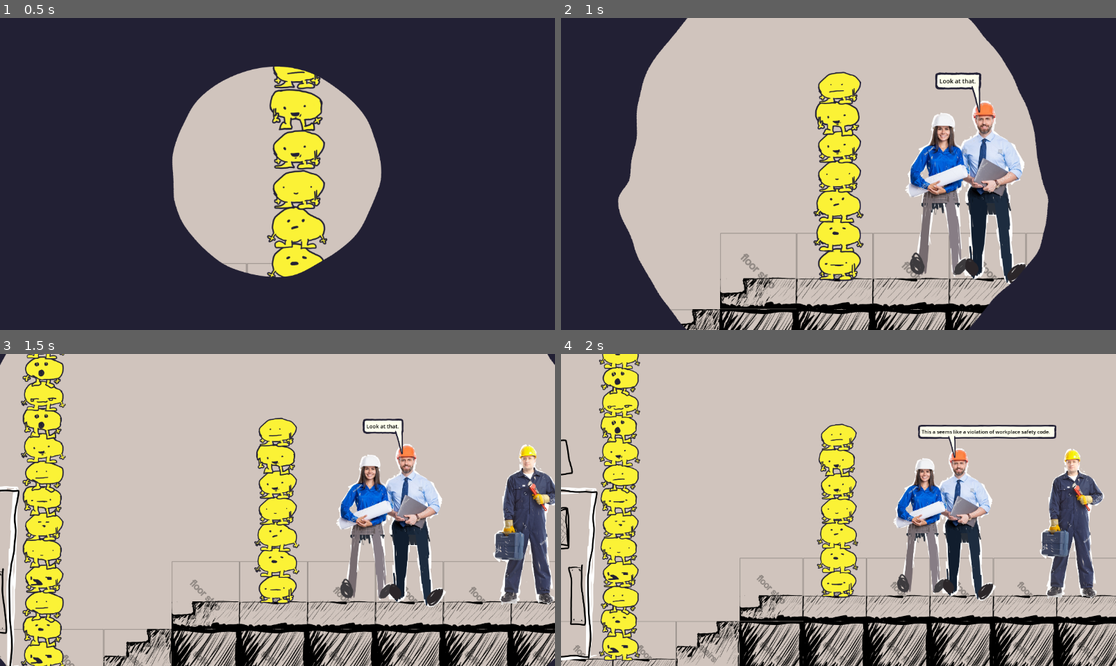
Above: before the commit, frames 1-4 (two rows, left to right).
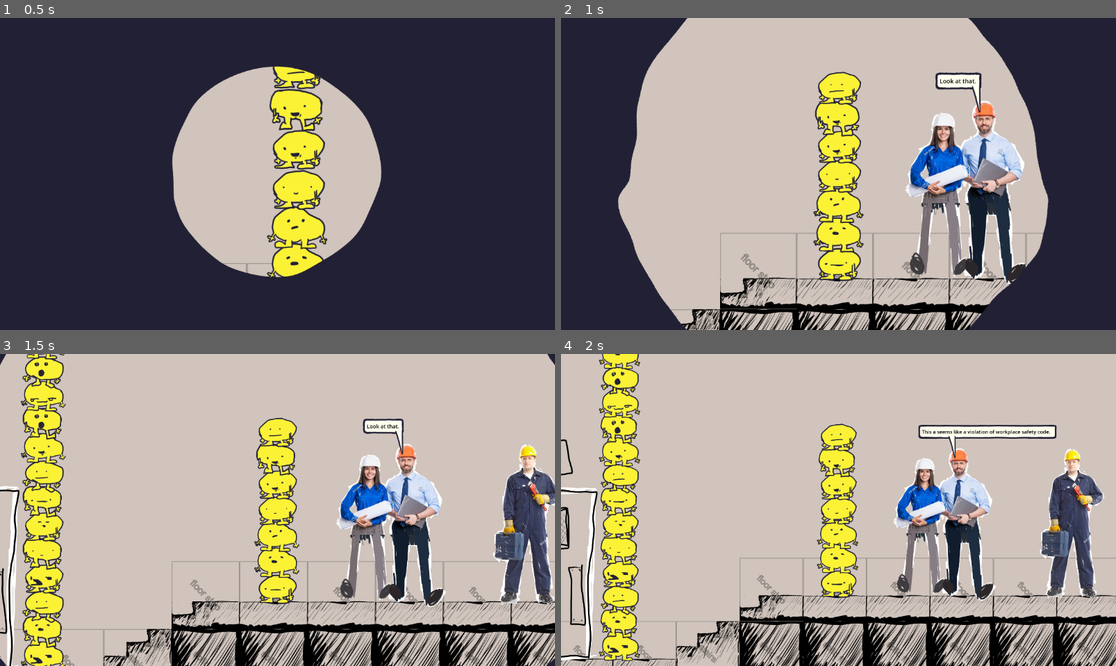
Above: after the commit, the same moments.

Repository: JCoMcL/gourt-game
Game: Godot game, scene res://level/level-container.tscn
Same seed, same stepped clock (60 frames per second), same inputs: the game is played once before the commit and once after it.
Inputs (mouse positions are in pixels of both pictures, inside the frame that each line leads up to):
- Up to frame 1 (0.5 s): no input
- Up to frame 2 (1 s): drag from (1016, 214) to (894, 105) at 0.52 s
- Up to frame 3 (1.5 s): drag from (538, 525) to (249, 572) at 1.27 s
- Up to frame 4 (2 s): no input

Frame 1 is identical in both runs. In frame 2, 0.1% of the frame differs, in the area x 67-76%, y 17-31%; in frame 3, less than 0.1%; in frame 4, 0.2%, in the area x 64-90%, y 22-34%.

Commit message:
speech bubble anneal is no longer neccesary in many cases but also doesn't work anymore. Add a workaround and dial back the usage

Diff:
--- a/actors/conversation.gd
+++ b/actors/conversation.gd
@@ -42,11 +42,10 @@
 		else:
 			speech_bubble.reset_text(line.text)
 			speech_bubble.speaker = line.speaker
-		speech_bubble.anneal_position(10)
 	elif line is Callable:
 		await line.call()
 		display_line()
 
 
 func _ready():
-	display_line()
+	display_line.call_deferred()
--- a/ui/speech_bubble/SpeechTherapist.gd
+++ b/ui/speech_bubble/SpeechTherapist.gd
@@ -16,6 +16,6 @@
 		speaker.add_child(sb)
 		sb.speaker = speaker
 		bubbles[speaker] = sb
-		sb.anneal_position(50)
+		sb.anneal_position()
 		sb.text = words
 	return sb
--- a/ui/speech_bubble/speech_bubble.gd
+++ b/ui/speech_bubble/speech_bubble.gd
@@ -142,8 +142,10 @@
 	position += target_offset * position_goal_strength
 
 func anneal_position(iterations: int = 1, delta=0.1):
-	for i in range(iterations):
-		update_position(delta)
+	# FIXME this stopped working and I can't figure out why
+	global_position = speaker.global_position # a good enough hack in the interim
+	#for i in range(iterations):
+		#update_position(delta)
 
 func _process(delta: float) -> void:
 	if debug_overlays:
